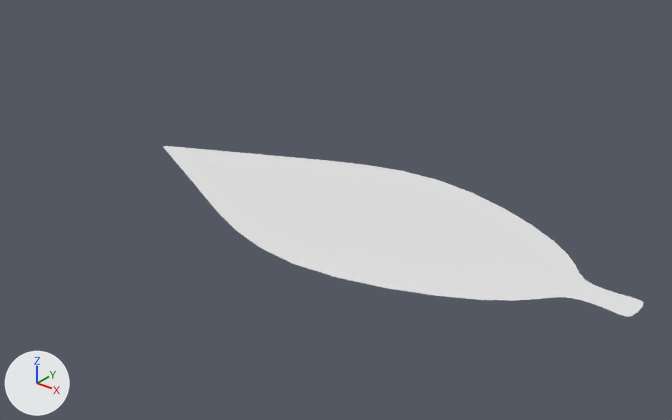
Two versions of the Blender file project_02/flower.blend, one commit apart.
One viewpoint serves both versions: a camera (50 mm lens) standing at (1.242, -1.671, 1.023) and looking at (-0.174, 0.099, -0.074). Every picture has the same lights, and +X, +Y and +Z are marked at lower left.

The first picture shows 'Leaf'.
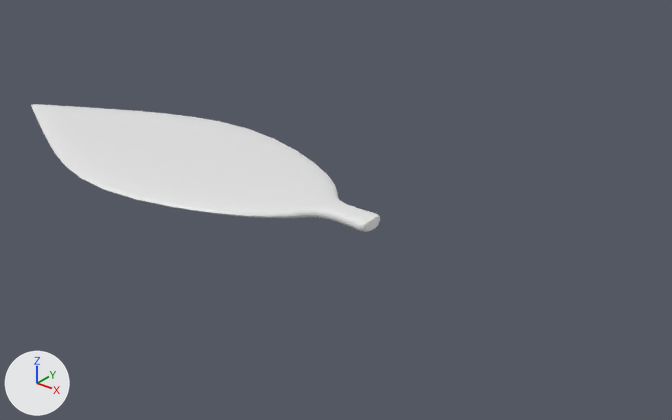
Where the change shows, as pixel boxes [x1, y1, x2, y2] in the pictures (672 x 420 px):
'Leaf', mesh moved, modifiers changed
    before: [163, 146, 643, 317]
    after: [31, 104, 380, 232]

The edits, one by one:
me_plane has 30 vertices, 21 faces and spans x -0.75..0.706, y -0.364..0.364, z 0.0.
me_plane is used by ob_leaf; location (0.0, 0.0, 0.0).
me_plane part 1: the whole mesh is moved by (-0.68, 0.0, 0.0).
Object 'Leaf' (ob_leaf) gains a SOLIDIFY modifier named 'Solidify'.
Modifier setting: thickness = 0.03.
